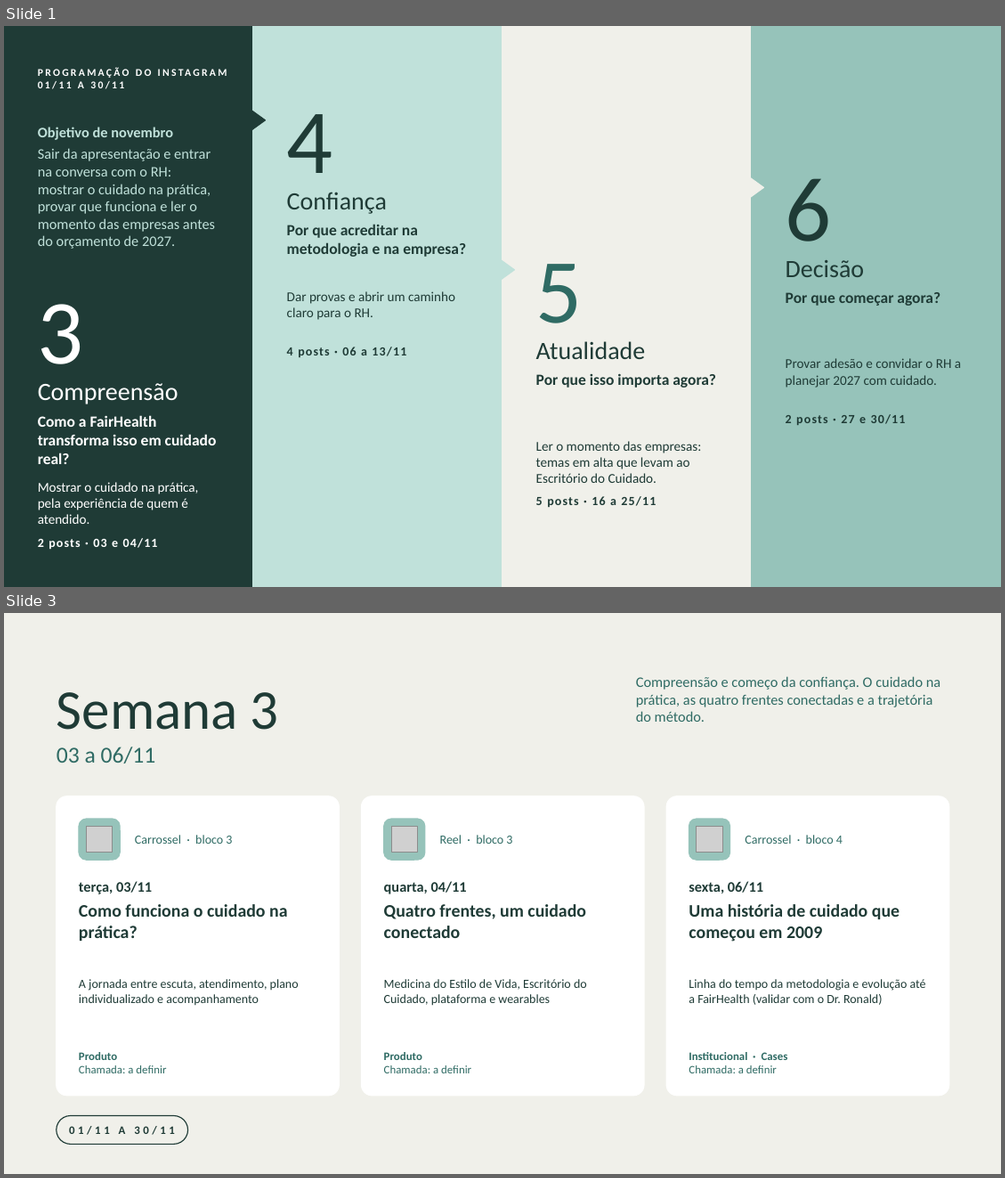
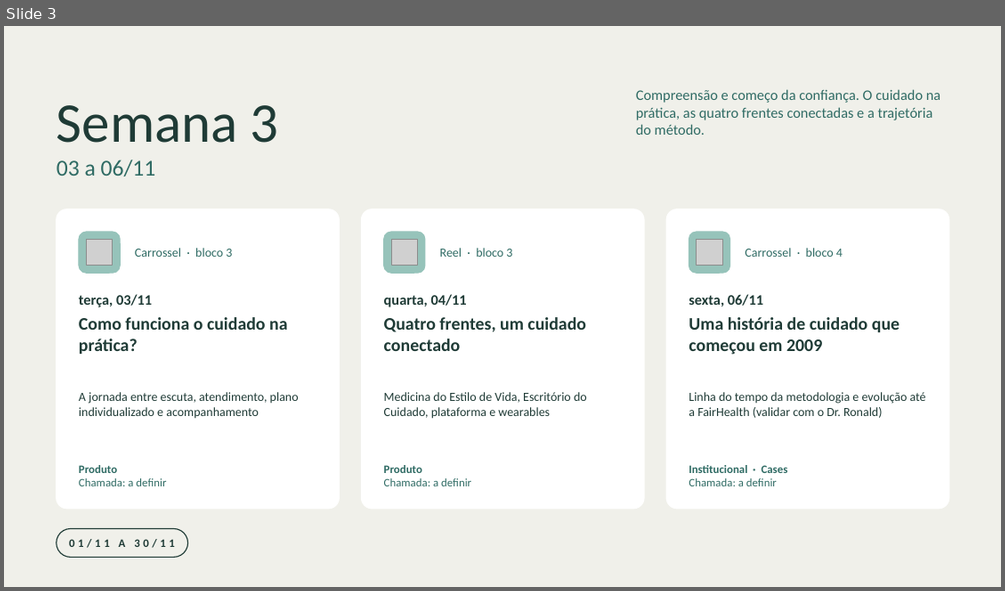
Before and after one commit to nina-rebello/comunicao-fh, a slide deck: marketing/calendario-novembro/Programacao_Instagram_Novembro_2026.pptx. Shown one above the other, each under a label of ours: slides 1 and 3 before the commit, slide 3 after it; the slides between them are not shown. The pictures are 1005x1178 and 1005x591 pixels, drawn with LibreOffice and Linux fonts; fonts in the diff are those of the drawing; grey boxes stand for pictures; background and template pictures are left out. Boxes give left, top, right and bottom in pixels: in the first picture for what was removed or moved away, otherwise in the second. Text is boxed around its words. In the diff, an @@ line names an element or a change of style, - is before the commit and + after.

```diff
--- a/marketing/calendario-novembro/Programacao_Instagram_Novembro_2026.pptx
+++ b/marketing/calendario-novembro/Programacao_Instagram_Novembro_2026.pptx
@@ slide 1 removed at box(4, 26, 1001, 587), background #F0F0EA @@
@@ rectangle removed at box(4, 26, 253, 587) @@
@@ rectangle removed at box(253, 26, 502, 587) @@
@@ rectangle removed at box(502, 26, 752, 587) @@
@@ rectangle removed at box(752, 26, 1001, 587) @@
@@ text removed at box(38, 81, 124, 89) @@
-PROGRAMAÇÃO DO INSTAGRAM
-01/11 A 30/11
@@ text removed at box(38, 127, 215, 248) @@
-Objetivo de novembro
-Sair da apresentação e entrar na conversa com o RH: mostrar o cuidado na prática, provar que funciona e ler o momento das empresas antes do orçamento de 2027.
@@ triangle removed at box(251, 111, 265, 130) @@
@@ text removed at box(287, 114, 333, 194) @@
-4
@@ triangle removed at box(751, 178, 764, 197) @@
@@ text removed at box(785, 178, 832, 262) @@
-6
@@ text removed at box(287, 192, 387, 214) @@
-Confiança
@@ text removed at box(287, 224, 466, 257) @@
-Por que acreditar na metodologia e na empresa?
@@ triangle removed at box(502, 260, 515, 280) @@
@@ text removed at box(536, 264, 582, 344) @@
-5
@@ text removed at box(785, 260, 864, 277) @@
-Decisão
@@ text removed at box(287, 291, 455, 320) @@
-Dar provas e abrir um caminho claro para o RH.
@@ text removed at box(785, 292, 940, 305) @@
-Por que começar agora?
@@ text removed at box(38, 304, 84, 385) @@
-3
@@ text removed at box(536, 341, 646, 359) @@
-Atualidade
@@ text removed at box(287, 346, 406, 357) @@
-4 posts · 06 a 13/11
@@ text removed at box(785, 358, 961, 387) @@
-Provar adesão e convidar o RH a planejar 2027 com cuidado.
@@ text removed at box(38, 383, 178, 404) @@
-Compreensão
@@ text removed at box(536, 373, 716, 387) @@
-Por que isso importa agora?
@@ text removed at box(38, 415, 217, 464) @@
-Como a FairHealth transforma isso em cuidado real?
@@ text removed at box(785, 414, 906, 425) @@
-2 posts · 27 e 30/11
@@ text removed at box(536, 441, 701, 483) @@
-Ler o momento das empresas: temas em alta que levam ao Escritório do Cuidado.
@@ text removed at box(38, 482, 199, 524) @@
-Mostrar o cuidado na prática, pela experiência de quem é atendido.
@@ text removed at box(536, 496, 655, 507) @@
-5 posts · 16 a 25/11
@@ text removed at box(38, 538, 158, 549) @@
-2 posts · 03 e 04/11
```
Also in this commit, not shown: 1 slide changed, 1 slide added, 1 other file.
